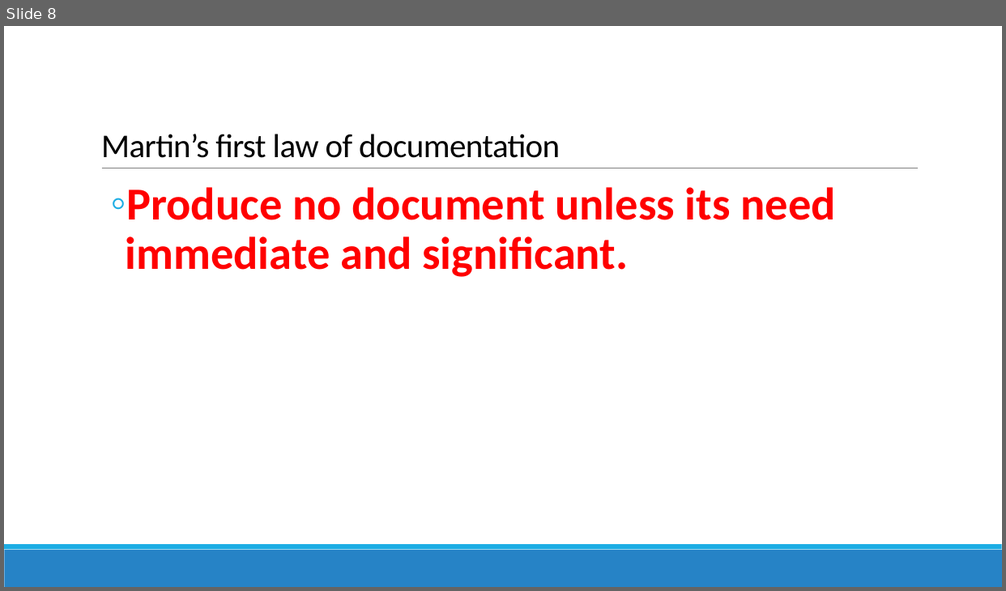
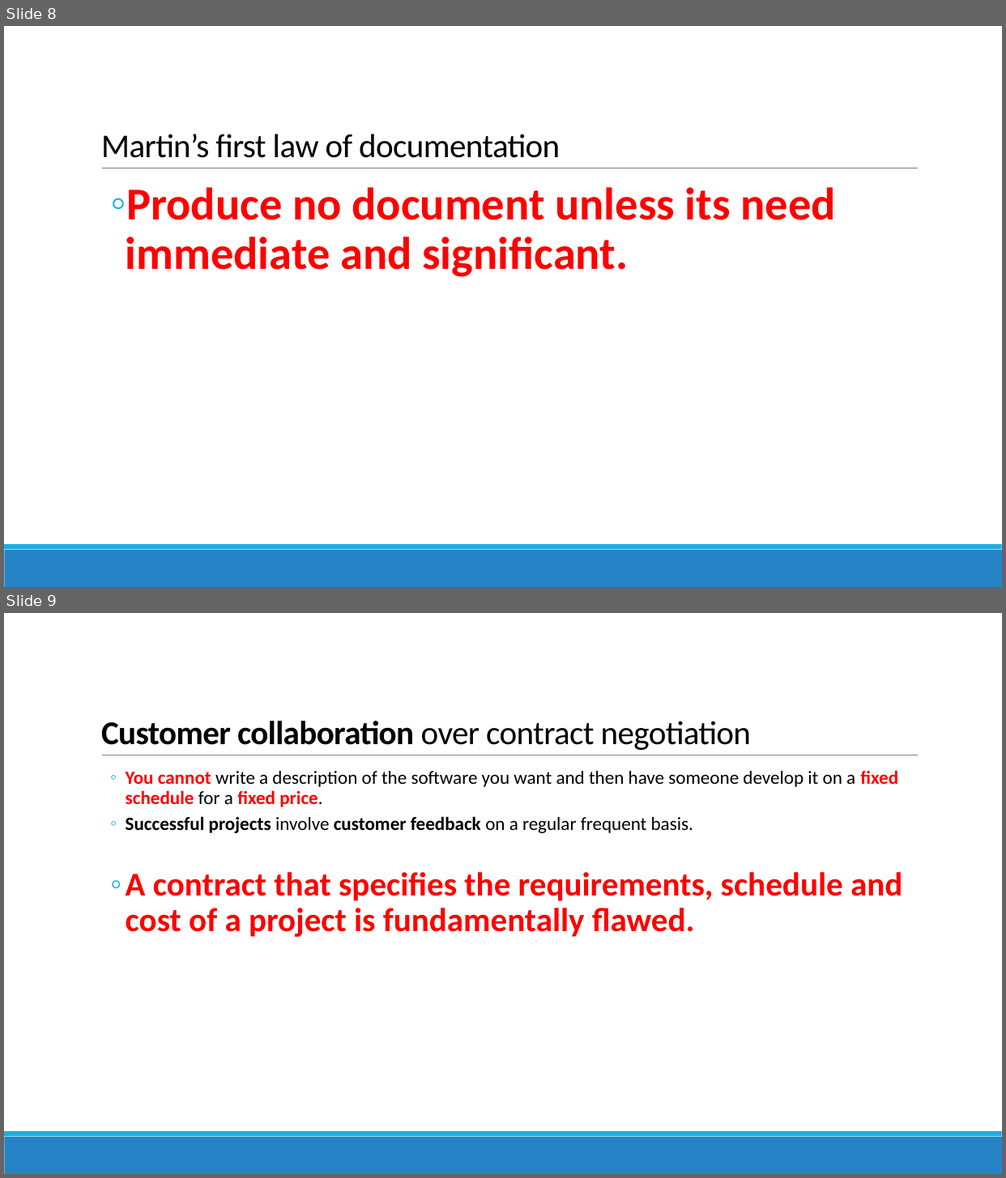
Before and after one commit to reza-arjmandi/Agile-Software-Development-Course, a slide deck: Agile Development.pptx. Shown one above the other, each under a label of ours: slide 8 before the commit, slides 8 and 9 after it. The pictures are 1006x591 and 1006x1178 pixels, drawn with LibreOffice and Linux fonts; fonts in the diff are those of the drawing. Boxes give left, top, right and bottom in pixels: in the first picture for what was removed or moved away, otherwise in the second. Text is boxed around its words. In the diff, an @@ line names an element or a change of style, - is before the commit and + after.

Commit message:
update Agile Development ppt file

```diff
--- a/Agile Development.pptx
+++ b/Agile Development.pptx
@@ slide 9 added at bbox=[4, 613, 1002, 1174], background #FFFFFF; not listed: 3 template elements that a slide beside it also shows @@
@@ title added at bbox=[101, 721, 751, 750], 32 pt, text #000000 @@
+Customer collaboration over contract negotiation
@@ text added at bbox=[126, 770, 902, 937], 18 pt, text #000000, bold @@
+  ◦ You cannot write a description of the software you want and then have someone develop it on a fixed schedule for a fixed price.
+  ◦ Successful projects involve customer feedback on a regular frequent basis.
+  ◦ A contract that specifies the requirements, schedule and cost of a project is fundamentally flawed.
```
Also in this commit, not shown: 14 other slides added.
